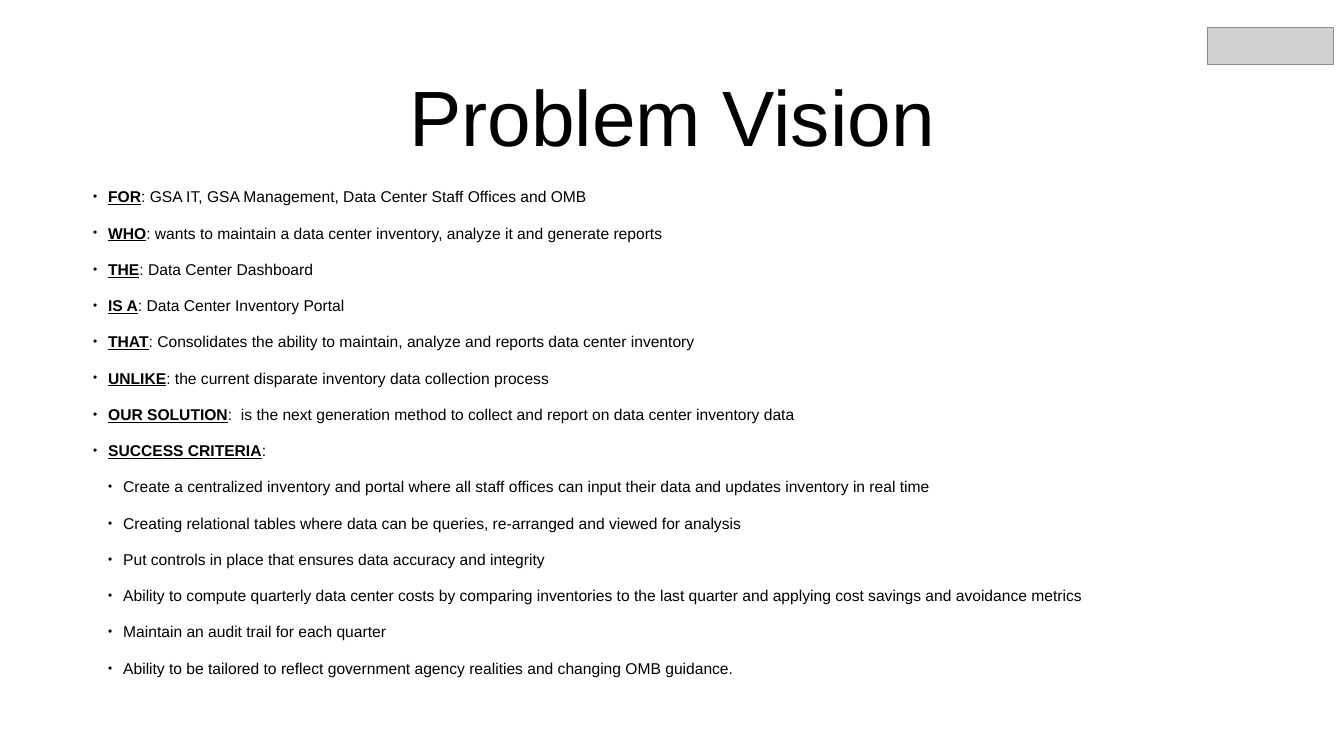
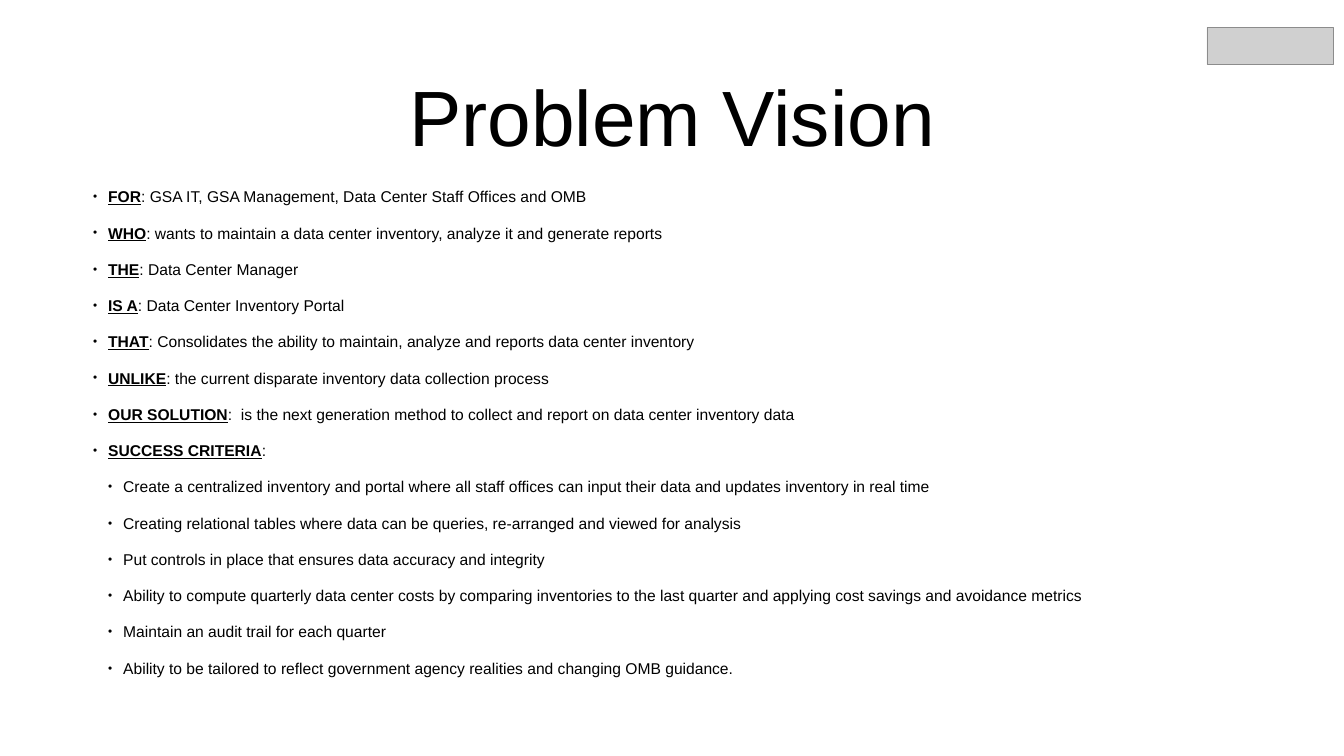
Before and after one commit to Octo-Hackathon/DataCenterMashup, a slide deck: slide 3 of GSA Hackathon (1).pptx. Drawn at 1344x756 pixels with LibreOffice and Linux fonts; fonts in the diff are those of the drawing; grey boxes stand for pictures. Boxes give left, top, right and bottom in pixels: in the first picture for what was removed or moved away, otherwise in the second. Text is boxed around its words. In the diff, an @@ line names an element or a change of style, - is before the commit and + after.

Commit message:
update product name

```diff
--- a/GSA Hackathon (1).pptx
+++ b/GSA Hackathon (1).pptx
@@ text at (108,264,299,278): text changed @@
-• THE: Data Center Dashboard
+• THE: Data Center Manager
```
